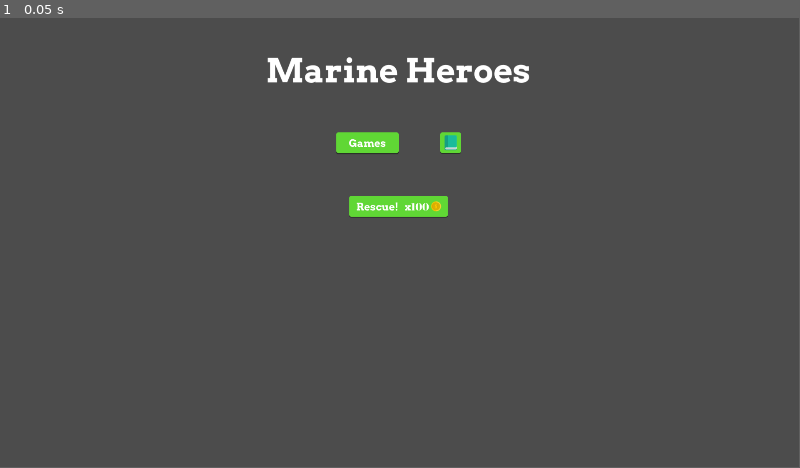
Above: before the commit, frame 1.
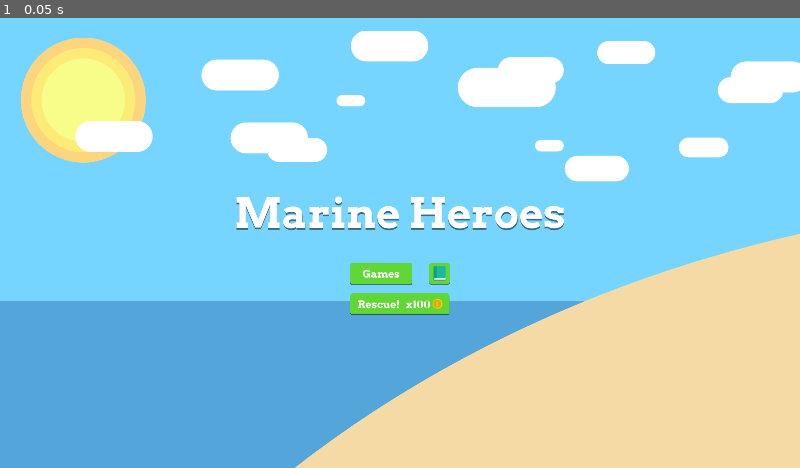
Above: after the commit, the same moment.

Repository: katrinatse2002/marine-heroes
Game: Godot game, scene res://MainMenu.tscn
The game is run twice, just before and just after one commit, with the same random seed, the same clock (stepped at 60 frames per second) and the same inputs.
Inputs:
- Up to frame 1 (0.05 s): no input
In our replay, the window is 799x449 before the commit and 800x450 after it. These sizes can differ from the game's own. Grey fills any space a smaller window leaves; there, only what the larger window draws over its background counts as a difference.

The runs differ from the first frame. In frame 1, 100% of the frame differs, in the area x 0-100%, y 0-100%.

Commit message:
Update main menu UI
- Change title texture
- Add texture for buttons when pressed
- Rearrange menu containers
- Better container organisation
- Add sun and cloud textures
- Add scalable background depending on screen size/resolution

Diff:
--- a/MainMenu.tscn
+++ b/MainMenu.tscn
@@ -1,72 +1,139 @@
-[gd_scene load_steps=5 format=2]
+[gd_scene load_steps=12 format=2]
 
-[ext_resource path="res://assets/main_menu/title.png" type="Texture" id=1]
-[ext_resource path="res://assets/main_menu/button_games.png" type="Texture" id=2]
-[ext_resource path="res://assets/main_menu/button_encyclopedia.png" type="Texture" id=3]
-[ext_resource path="res://assets/main_menu/button_rescue.png" type="Texture" id=4]
+[ext_resource path="res://assets/main_menu/bg_static.png" type="Texture" id=1]
+[ext_resource path="res://assets/main_menu/sun.png" type="Texture" id=2]
+[ext_resource path="res://assets/main_menu/title.png" type="Texture" id=3]
+[ext_resource path="res://assets/main_menu/button_games.png" type="Texture" id=4]
+[ext_resource path="res://assets/main_menu/button_games_pressed.png" type="Texture" id=5]
+[ext_resource path="res://assets/main_menu/button_encyclopedia.png" type="Texture" id=6]
+[ext_resource path="res://assets/main_menu/button_encyclopedia_pressed.png" type="Texture" id=7]
+[ext_resource path="res://assets/main_menu/button_rescue.png" type="Texture" id=8]
+[ext_resource path="res://assets/main_menu/button_rescue_pressed.png" type="Texture" id=9]
+[ext_resource path="res://assets/main_menu/clouds.png" type="Texture" id=10]
+
+[sub_resource type="GDScript" id=1]
+script/source = "# Code source:
+# https://godotengine.org/qa/9947/responsive-to-fit-multiple-resolutions
+
+extends Node
+
+onready var viewport = get_viewport()
+
+var minimum_size = Vector2(1920, 1080)
+
+# Called when the node enters the scene tree for the first time.
+func _ready():
+	viewport.connect(\"size_changed\", self, \"window_resize\")
+	window_resize()
+
+func window_resize():
+	var current_size = OS.get_window_size()
+
+	var scale_factor = minimum_size.y / current_size.y
+	var new_size = Vector2(current_size.x * scale_factor, minimum_size.y)
+
+	if new_size.y < minimum_size.y:
+		scale_factor = minimum_size.y / new_size.y
+		new_size = Vector2(new_size.x * scale_factor, minimum_size.y)
+	if new_size.x < minimum_size.x:
+		scale_factor = minimum_size.x / new_size.x
+		new_size = Vector2(minimum_size.x, new_size.y * scale_factor)
+
+	viewport.set_size_override(true, new_size)
+"
 
 [node name="UI" type="Control"]
 anchor_right = 1.0
 anchor_bottom = 1.0
+__meta__ = {
+"_edit_lock_": true
+}
+
+[node name="Background" type="Sprite" parent="."]
+position = Vector2( 960, 540 )
+texture = ExtResource( 1 )
+script = SubResource( 1 )
 
 [node name="MarginContainer" type="MarginContainer" parent="."]
 anchor_right = 1.0
 anchor_bottom = 1.0
-margin_left = -1.5
-margin_top = -1.5
-margin_right = -1.5
-margin_bottom = -1.5
-custom_constants/margin_right = 120
-custom_constants/margin_top = 80
-custom_constants/margin_left = 120
-custom_constants/margin_bottom = 80
+margin_top = -3.0
+margin_bottom = -3.0
+custom_constants/margin_right = 50
+custom_constants/margin_top = 50
+custom_constants/margin_left = 50
+custom_constants/margin_bottom = 50
+__meta__ = {
+"_edit_lock_": true
+}
 
 [node name="VBoxContainer" type="VBoxContainer" parent="MarginContainer"]
-margin_left = 120.0
-margin_top = 80.0
-margin_right = 1800.0
-margin_bottom = 1000.0
-custom_constants/separation = 100
+margin_left = 50.0
+margin_top = 50.0
+margin_right = 3050.0
+margin_bottom = 1030.0
+custom_constants/separation = 60
+
+[node name="Sun" type="TextureRect" parent="MarginContainer/VBoxContainer"]
+margin_right = 3000.0
+margin_bottom = 300.0
+texture = ExtResource( 2 )
 
 [node name="CenterContainer" type="CenterContainer" parent="MarginContainer/VBoxContainer"]
-margin_right = 1680.0
-margin_bottom = 97.0
+margin_top = 360.0
+margin_right = 3000.0
+margin_bottom = 481.0
 
 [node name="Title" type="TextureRect" parent="MarginContainer/VBoxContainer/CenterContainer"]
-margin_left = 521.0
-margin_right = 1158.0
-margin_bottom = 97.0
-texture = ExtResource( 1 )
+margin_left = 1102.0
+margin_right = 1898.0
+margin_bottom = 121.0
+texture = ExtResource( 3 )
 
-[node name="CenterContainer2" type="CenterContainer" parent="MarginContainer/VBoxContainer"]
-margin_top = 197.0
-margin_right = 1680.0
-margin_bottom = 250.0
+[node name="Buttons" type="VBoxContainer" parent="MarginContainer/VBoxContainer"]
+margin_top = 541.0
+margin_right = 3000.0
+margin_bottom = 667.0
+custom_constants/separation = 20
 
-[node name="HBoxContainer" type="HBoxContainer" parent="MarginContainer/VBoxContainer/CenterContainer2"]
-margin_left = 690.0
-margin_right = 990.0
+[node name="CenterContainer2" type="CenterContainer" parent="MarginContainer/VBoxContainer/Buttons"]
+editor/display_folded = true
+margin_right = 3000.0
 margin_bottom = 53.0
-custom_constants/separation = 100
 
-[node name="Games" type="TextureButton" parent="MarginContainer/VBoxContainer/CenterContainer2/HBoxContainer"]
+[node name="HBoxContainer" type="HBoxContainer" parent="MarginContainer/VBoxContainer/Buttons/CenterContainer2"]
+margin_left = 1380.0
+margin_right = 1620.0
+margin_bottom = 53.0
+custom_constants/separation = 40
+
+[node name="Games" type="TextureButton" parent="MarginContainer/VBoxContainer/Buttons/CenterContainer2/HBoxContainer"]
 margin_right = 150.0
 margin_bottom = 53.0
-texture_normal = ExtResource( 2 )
+texture_normal = ExtResource( 4 )
+texture_pressed = ExtResource( 5 )
 
-[node name="Encyclopedia" type="TextureButton" parent="MarginContainer/VBoxContainer/CenterContainer2/HBoxContainer"]
-margin_left = 250.0
-margin_right = 300.0
+[node name="Encyclopedia" type="TextureButton" parent="MarginContainer/VBoxContainer/Buttons/CenterContainer2/HBoxContainer"]
+margin_left = 190.0
+margin_right = 240.0
 margin_bottom = 53.0
-texture_normal = ExtResource( 3 )
+texture_normal = ExtResource( 6 )
+texture_pressed = ExtResource( 7 )
 
-[node name="CenterContainer3" type="CenterContainer" parent="MarginContainer/VBoxContainer"]
-margin_top = 350.0
-margin_right = 1680.0
-margin_bottom = 403.0
+[node name="CenterContainer3" type="CenterContainer" parent="MarginContainer/VBoxContainer/Buttons"]
+editor/display_folded = true
+margin_top = 73.0
+margin_right = 3000.0
+margin_bottom = 126.0
 
-[node name="Rescue" type="TextureButton" parent="MarginContainer/VBoxContainer/CenterContainer3"]
-margin_left = 721.0
-margin_right = 959.0
+[node name="Rescue" type="TextureButton" parent="MarginContainer/VBoxContainer/Buttons/CenterContainer3"]
+margin_left = 1381.0
+margin_right = 1619.0
 margin_bottom = 53.0
-texture_normal = ExtResource( 4 )
+texture_normal = ExtResource( 8 )
+texture_pressed = ExtResource( 9 )
+
+[node name="Clouds" type="Sprite" parent="."]
+position = Vector2( 100, 30 )
+texture = ExtResource( 10 )
+centered = false
--- /dev/null
+++ b/bg_static.gd
@@ -0,0 +1,13 @@
+extends Node
+
+# Declare member variables here. Examples:
+# var a = 2
+# var b = "text"
+
+# Called when the node enters the scene tree for the first time.
+func _ready():
+	pass # Replace with function body.
+
+# Called every frame. 'delta' is the elapsed time since the previous frame.
+#func _process(delta):
+#	pass
--- a/project.godot
+++ b/project.godot
@@ -19,11 +19,17 @@
 run/main_scene="res://MainMenu.tscn"
 config/icon="res://icon.png"
 
+[autoload]
+
+bg_static="*res://bg_static.gd"
+
 [display]
 
 window/size/width=1920
 window/size/height=1080
+window/stretch/mode="2d"
 
 [rendering]
 
+environment/default_clear_color=Color( 0.462745, 0.839216, 1, 1 )
 environment/default_environment="res://default_env.tres"
Binary file added: assets/main_menu/bg_static.png
Not shown, added: assets/main_menu/bg_static.png.import
Binary file added: assets/main_menu/button_encyclopedia_pressed.png
Not shown, added: assets/main_menu/button_encyclopedia_pressed.png.import
Binary file added: assets/main_menu/button_games_pressed.png
Not shown, added: assets/main_menu/button_games_pressed.png.import
Binary file added: assets/main_menu/button_rescue_pressed.png
Not shown, added: assets/main_menu/button_rescue_pressed.png.import
Binary file added: assets/main_menu/clouds.png
Not shown, added: assets/main_menu/clouds.png.import
Binary file added: assets/main_menu/sun.png
Not shown, added: assets/main_menu/sun.png.import
(and 2 more such lines)
